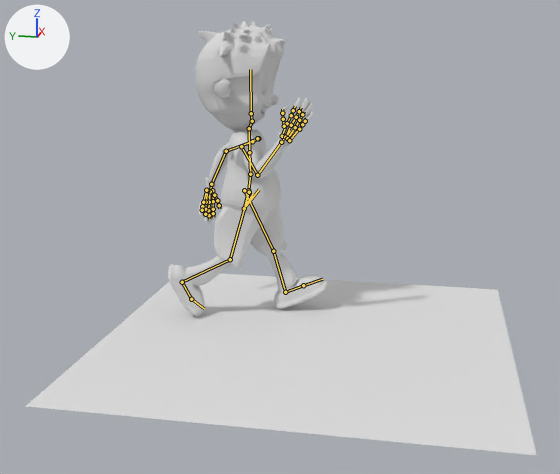
A saved change to the Blender file Blender/Player_TWintIME_V4_animation.blend.
Camera for both pictures: a camera (50 mm lens) standing at (-15.31, -17.26, 2.1) and looking at (-3.16, -14.83, -0.94). Lighting does not change. The marker at upper left points along +X, +Y and +Z. Both versions are drawn at frame 48 of the action 'metarig.001Action'; the numbers are the values there. The bones that bend it are drawn over the model as lines.

In view in the first picture: 'GHuante_right', 'Plane'.
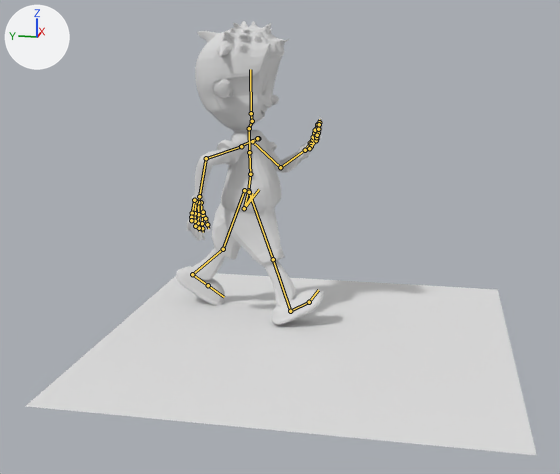
The change, as JSON lines over the scene's bpy script:
```json
{"block": "bone_upper_arm_l", "where": "bone_upper_arm_l = bpy.data.objects['metarig.001'].pose.bones['upper_arm.L']  # child of 'shoulder.L'"}
{"op": "set", "path": "bone_upper_arm_l.rotation_quaternion", "old": "(0.499, 0.03, 0.472, -0.732)", "new": "(0.327, 0.292, -0.458, -0.773)", "note": "degrees (-50, 31, -126) -> degrees (66, 9, -128)"}
{"block": "bone_forearm_l", "where": "bone_forearm_l = bpy.data.objects['metarig.001'].pose.bones['forearm.L']  # child of 'upper_arm.L'"}
{"op": "set", "path": "bone_forearm_l.rotation_quaternion", "old": "(0.613, 0.506, 0.391, -0.454)", "new": "(0.482, 0.742, 0.31, -0.348)", "note": "degrees (57, 71, -30) -> degrees (120, 55, 12)"}
{"block": "bone_upper_arm_r", "where": "bone_upper_arm_r = bpy.data.objects['metarig.001'].pose.bones['upper_arm.R']  # child of 'shoulder.R'"}
{"op": "set", "path": "bone_upper_arm_r.rotation_quaternion", "old": "(0.804, 0.478, -0.015, 0.347)", "new": "(0.289, 0.289, -0.754, 0.514)", "note": "degrees (55, -21, 36) -> degrees (63, -133, 12)"}
{"block": "bone_forearm_r", "where": "bone_forearm_r = bpy.data.objects['metarig.001'].pose.bones['forearm.R']  # child of 'upper_arm.R'"}
{"op": "set", "path": "bone_forearm_r.rotation_quaternion", "old": "(0.666, 0.685, 0.212, -0.21)", "new": "(0.858, 0.492, 0.137, 0.057)", "note": "degrees (92, 35, 1) -> degrees (61, 10, 14)"}
{"block": "bone_thigh_l", "where": "bone_thigh_l = bpy.data.objects['metarig.001'].pose.bones['thigh.L']  # child of 'spine'"}
{"op": "set", "path": "bone_thigh_l.rotation_quaternion", "old": "(0.998, -0.004, -0.036, -0.004)", "new": "(0.925, 0.379, 0.015, 0.018)", "note": "degrees (0, -4, 0) -> degrees (45, 1, 3)"}
{"block": "bone_shin_l", "where": "bone_shin_l = bpy.data.objects['metarig.001'].pose.bones['shin.L']  # child of 'thigh.L'"}
{"op": "set", "path": "bone_shin_l.rotation_quaternion", "old": "(0.818, -0.56, -0.049, -0.125)", "new": "(0.896, -0.427, -0.043, -0.118)", "note": "degrees (-68, -13, -9) -> degrees (-50, -10, -10)"}
{"block": "bone_foot_l", "where": "bone_foot_l = bpy.data.objects['metarig.001'].pose.bones['foot.L']  # child of 'shin.L'"}
{"op": "set", "path": "bone_foot_l.rotation_quaternion", "old": "(0.996, -0.091, 0.018, 0.002)", "new": "(0.991, -0.126, -0.001, -0.005)", "note": "degrees (-10, 2, 0) -> degrees (-15, 0, -1)"}
{"block": "bone_thigh_r", "where": "bone_thigh_r = bpy.data.objects['metarig.001'].pose.bones['thigh.R']  # child of 'spine'"}
{"op": "set", "path": "bone_thigh_r.rotation_quaternion", "old": "(0.93, 0.28, -0.047, -0.2)", "new": "(0.982, -0.015, 0.049, -0.184)", "note": "degrees (33, 1, -24) -> degrees (-3, 5, -21)"}
{"block": "bone_shin_r", "where": "bone_shin_r = bpy.data.objects['metarig.001'].pose.bones['shin.R']  # child of 'thigh.R'"}
{"op": "set", "path": "bone_shin_r.rotation_quaternion", "old": "(0.965, -0.191, -0.16, 0.061)", "new": "(0.811, -0.575, -0.06, 0.094)", "note": "degrees (-24, -17, 11) -> degrees (-71, 1, 13)"}
{"block": "bone_foot_r", "where": "bone_foot_r = bpy.data.objects['metarig.001'].pose.bones['foot.R']  # child of 'shin.R'"}
{"op": "set", "path": "bone_foot_r.rotation_quaternion", "old": "(0.996, -0.06, 0.027, -0.005)", "new": "(0.992, -0.126, 0.015, -0.018)", "note": "degrees (-7, 3, -1) -> degrees (-15, 1, -2)"}
```

Location of each change, [x1, y1, x2, y2] in pixels of the pictures (560 x 474 px):
```json
{"object": "GHuante_right", "change": "posed", "before": [168, 21, 327, 316], "after": [176, 21, 324, 325], "on screen": "7% narrower"}
{"bone": "upper_arm.L", "before": "(252, 141) to (226, 151)", "after": "(252, 141) to (280, 167)"}
{"bone": "forearm.L", "before": "(226, 151) to (211, 184)", "after": "(280, 167) to (305, 150)"}
{"bone": "upper_arm.R", "before": "(241, 146) to (257, 175)", "after": "(241, 146) to (206, 158)"}
{"bone": "forearm.R", "before": "(257, 175) to (281, 142)", "after": "(206, 158) to (199, 196)"}
{"bone": "thigh.L", "before": "(244, 190) to (273, 251)", "after": "(244, 190) to (223, 249)"}
{"bone": "shin.L", "before": "(273, 251) to (285, 292)", "after": "(223, 249) to (192, 274)"}
{"bone": "foot.L", "before": "(285, 292) to (303, 285)", "after": "(192, 274) to (208, 285)"}
{"bone": "thigh.R", "before": "(249, 192) to (230, 259)", "after": "(249, 192) to (273, 259)"}
{"bone": "shin.R", "before": "(230, 259) to (182, 282)", "after": "(273, 259) to (290, 311)"}
{"bone": "foot.R", "before": "(182, 282) to (191, 299)", "after": "(290, 311) to (309, 302)"}
```
